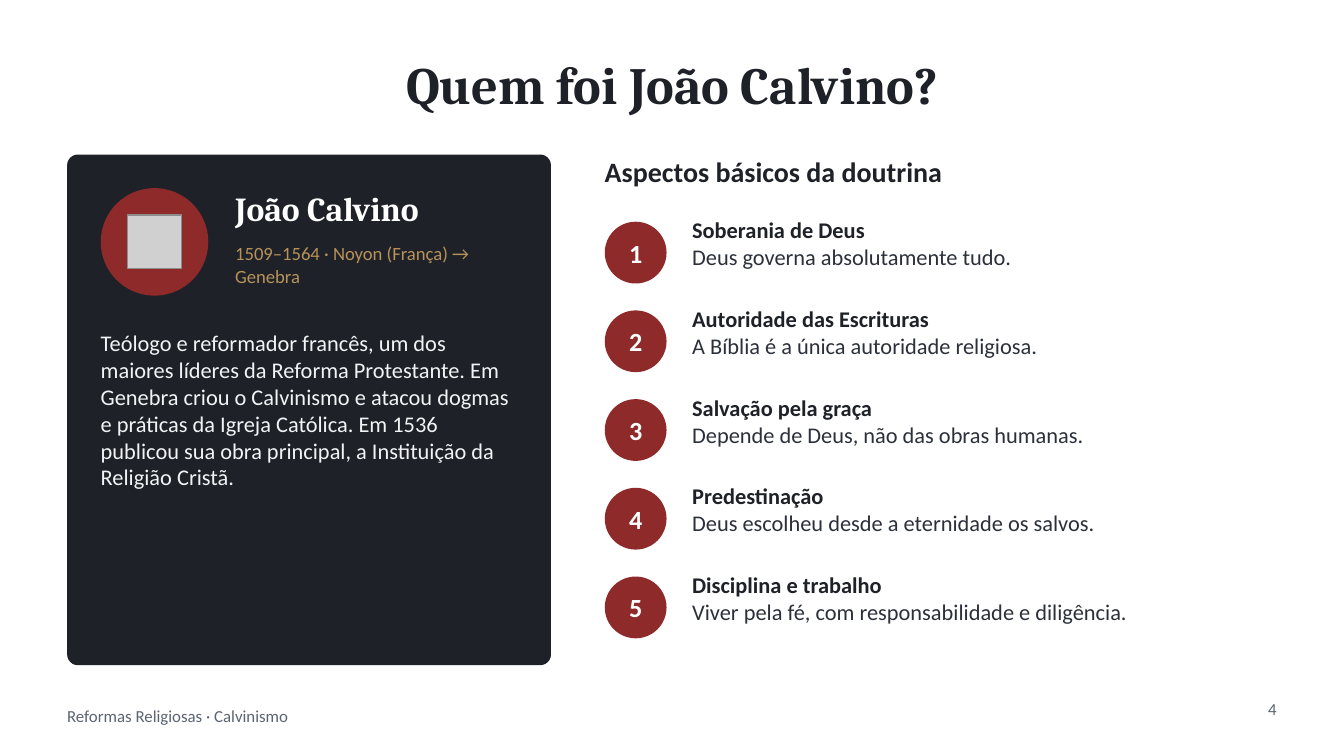
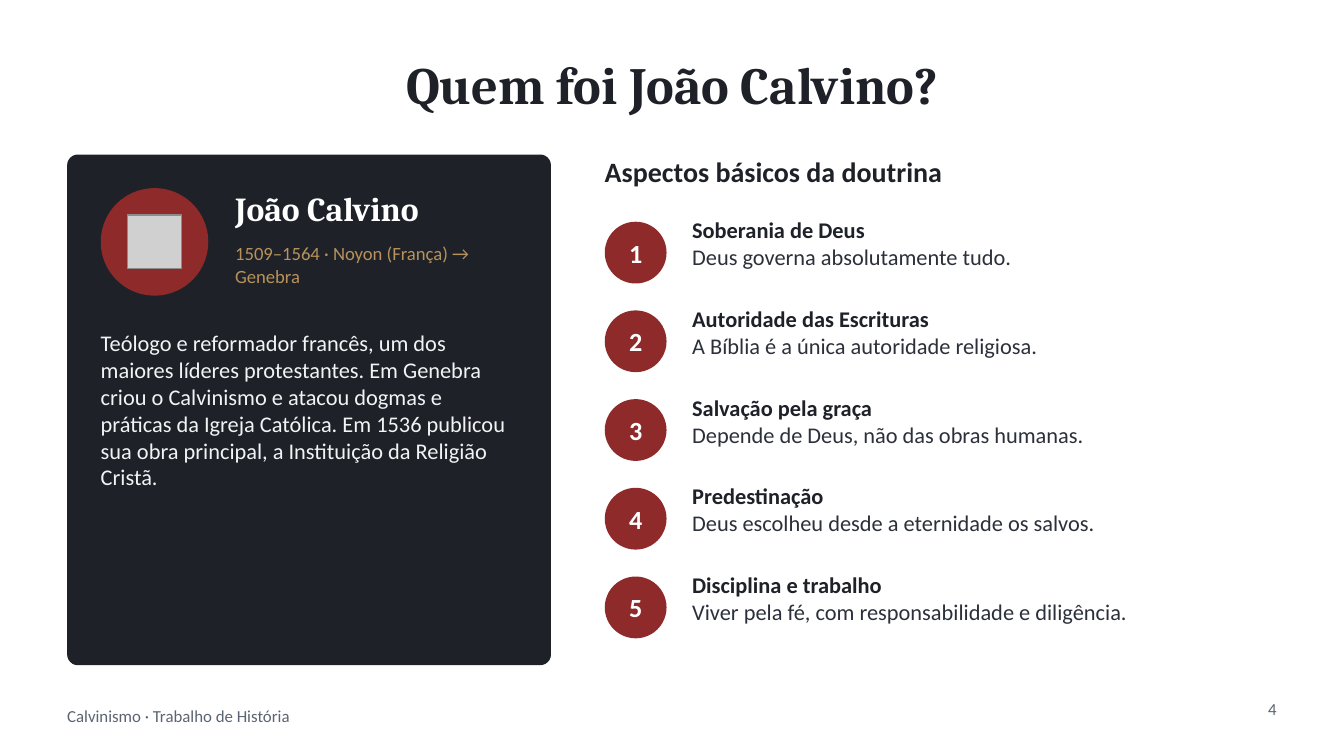
Before and after one commit to ArkhamKnight15/claude, a slide deck: slide 4 of trabalho-calvinismo/Calvinismo.pptx. Drawn at 1344x756 pixels with LibreOffice and Linux fonts; fonts in the diff are those of the drawing; grey boxes stand for pictures. Boxes give left, top, right and bottom in pixels: in the first picture for what was removed or moved away, otherwise in the second. Text is boxed around its words. In the diff, an @@ line names an element or a change of style, - is before the commit and + after.

```diff
--- a/trabalho-calvinismo/Calvinismo.pptx
+++ b/trabalho-calvinismo/Calvinismo.pptx
@@ text at bbox=[101, 335, 505, 485]: text changed @@
-Teólogo e reformador francês, um dos maiores líderes da Reforma Protestante. Em Genebra criou o Calvinismo e atacou dogmas e práticas da Igreja Católica. Em 1536 publicou sua obra principal, a Instituição da Religião Cristã.
+Teólogo e reformador francês, um dos maiores líderes protestantes. Em Genebra criou o Calvinismo e atacou dogmas e práticas da Igreja Católica. Em 1536 publicou sua obra principal, a Instituição da Religião Cristã.
@@ text at bbox=[67, 710, 290, 722]: text changed @@
-Reformas Religiosas · Calvinismo
+Calvinismo · Trabalho de História
```
Also in this commit, not shown: 8 other slides changed, 1 slide added, 4 slides removed, 1 other file.
